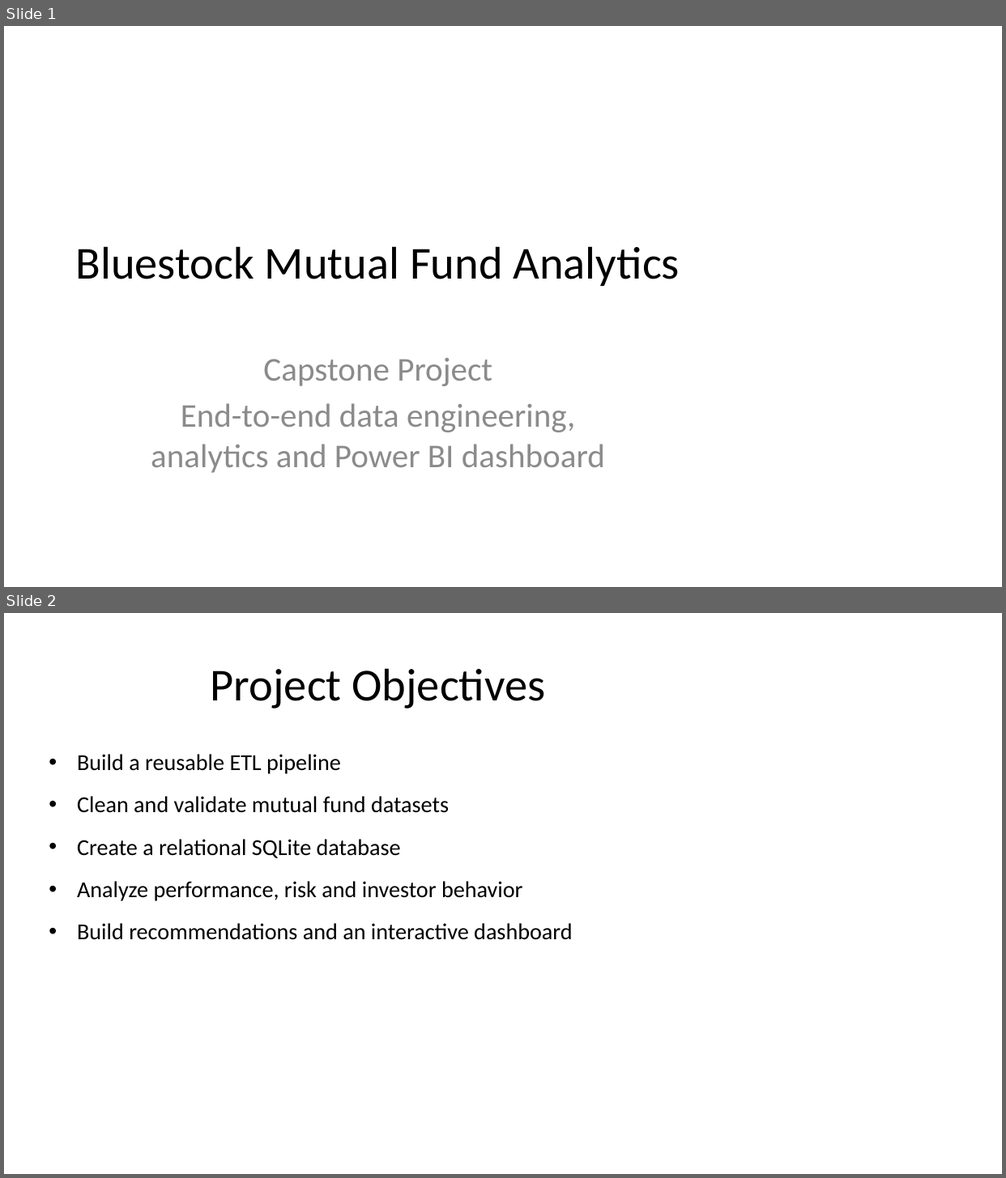
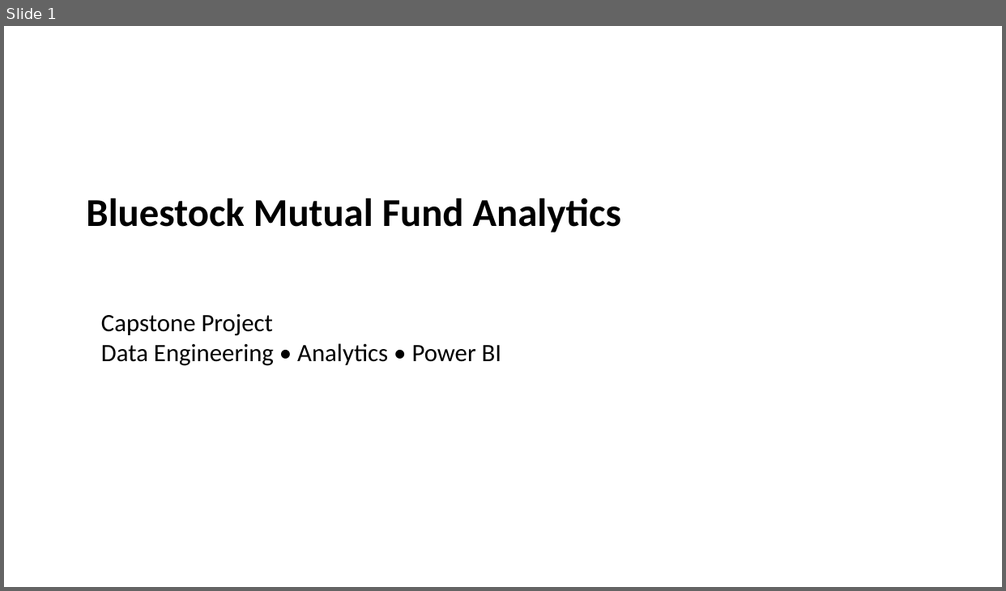
Before and after one commit to farhandev-20/mutual-fund-analytics, a slide deck: reports/Presentation.pptx. Shown one above the other, each under a label of ours: slides 1 and 2 before the commit, slide 1 after it. The pictures are 1006x1178 and 1006x591 pixels, drawn with LibreOffice and Linux fonts; fonts in the diff are those of the drawing. Boxes give left, top, right and bottom in pixels: in the first picture for what was removed or moved away, otherwise in the second. Text is boxed around its words. In the diff, an @@ line names an element or a change of style, - is before the commit and + after.

Commit message:
Final: Complete Bluestock MF Capstone

```diff
--- a/reports/Presentation.pptx
+++ b/reports/Presentation.pptx
@@ slide 2 removed at [4, 613, 1002, 1174], background #FFFFFF @@
@@ title removed at [211, 668, 545, 709] @@
-Project Objectives
@@ text removed at [77, 754, 573, 940] @@
-• Build a reusable ETL pipeline
-• Clean and validate mutual fund datasets
-• Create a relational SQLite database
-• Analyze performance, risk and investor behavior
-• Build recommendations and an interactive dashboard
@@ slide 1 changed as well @@
@@ text "Bluestock Mutual Fund Analytics": place and size @@
-text "Bluestock Mutual Fund Analytics" at [76, 246, 680, 286]
+text "Bluestock Mutual Fund Analytics" at [86, 198, 621, 233]
@@ text "Bluestock Mutual Fund Analytics" at [86, 198, 621, 233]: size 44 to 38 pt, bold on; alignment centre to left; vertical alignment middle to top @@
@@ text at [101, 314, 501, 366]: text changed; size 32 to 24 pt; text colour #8C8C8C to #000000 @@
-Capstone Project
-End-to-end data engineering, analytics and Power BI dashboard
+Capstone Project
+Data Engineering • Analytics • Power BI
```
Also in this commit, not shown: 11 slides added, 8 other slides removed, 17 other files.
